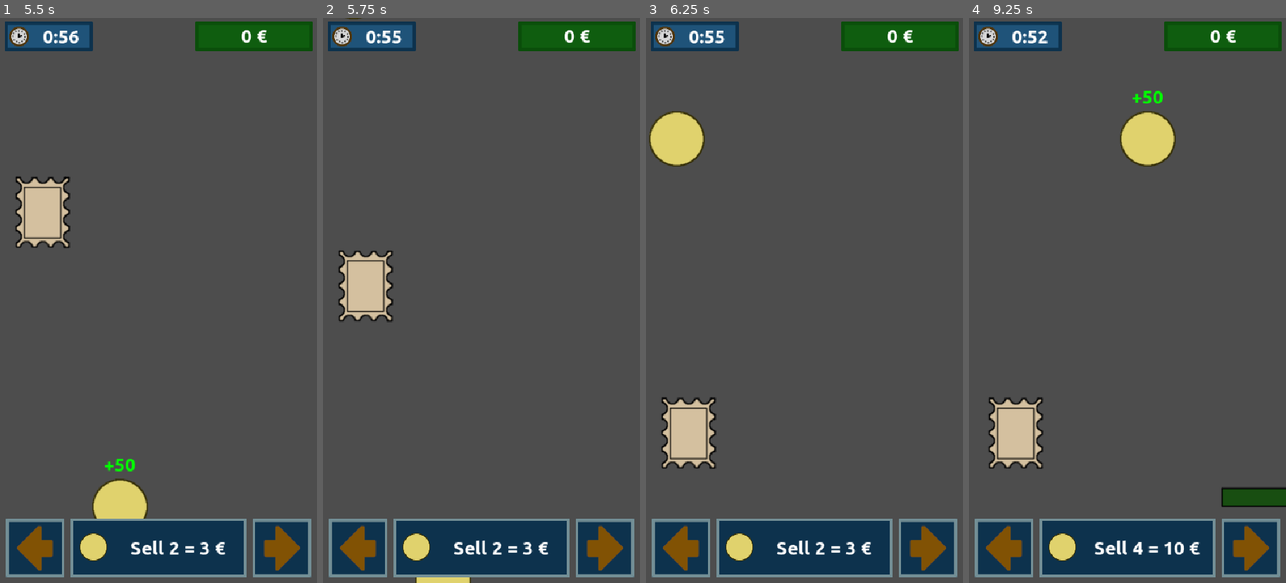
Above: before the commit, frames 1-4 (left to right).
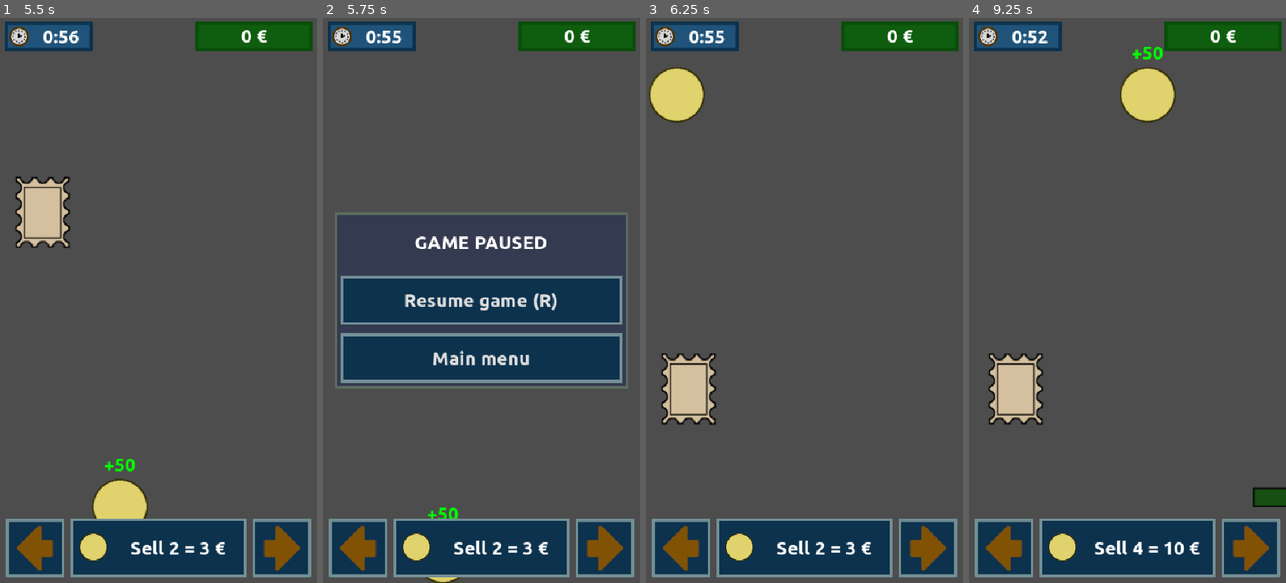
Above: after the commit, the same moments.

Repository: moisesjbc/la-kolektanto
Game: Godot game, scene res://menus/main_menu/main_menu.tscn
The game is run twice, just before and just after one commit, with the same random seed, the same clock (stepped at 60 frames per second) and the same inputs.
Inputs (mouse positions are in pixels of both pictures, inside the frame that each line leads up to):
- Up to frame 1 (5.5 s): click "Play" at 0.5 s; click (34, 549) at 1.25 s; tap Enter at 2 s; hold Right (ui_right) 2.03-2.78 s; tap R every 0.75 s from 2.1 to 5.1 s; hold Left (ui_left) 2.78-3.53 s; hold Right (ui_right) 3.53-5.03 s; hold Left (ui_left) from 5.03 s (still down)
- Up to frame 2 (5.75 s): keep holding Left (ui_left); tap Escape at 5.65 s
- Up to frame 3 (6.25 s): release Left (ui_left) at 5.75 s; click (804, 300) at 5.75 s, where only the run after the commit has a clickable "Resume game (R)"
- Up to frame 4 (9.25 s): hold Left (ui_left) 6.53-8.03 s; tap R every 0.75 s from 6.6 to 8.85 s; hold Right (ui_right) from 8.03 s (still down)

Frame 1 is identical in both runs. In frame 2, 29% of the frame differs, in the area x 3-97%, y 0-100%; in frame 3, 5.3%; in frame 4, 5.8%.

Commit message:
Add pause menu

Diff:
--- a/godot-project/gameplay/gui/gui.tscn
+++ b/godot-project/gameplay/gui/gui.tscn
@@ -9,6 +9,7 @@
 [ext_resource type="Texture2D" uid="uid://b85u1qccdjhl5" path="res://gameplay/collectible/stamp.png" id="4_t58tl"]
 [ext_resource type="PackedScene" uid="uid://empygty13skr" path="res://gui/button/button.tscn" id="4_to63c"]
 [ext_resource type="PackedScene" uid="uid://3darbcdj8rf" path="res://gameplay/gui/game_over/game_over.tscn" id="5_ukvlr"]
+[ext_resource type="PackedScene" uid="uid://dn2xu3tbm63oc" path="res://gameplay/gui/pause_menu/pause_menu.tscn" id="10_4o2tm"]
 
 [node name="gui" type="Node"]
 script = ExtResource("1_6vp4t")
@@ -136,4 +137,7 @@
 [node name="game_over" parent="." instance=ExtResource("5_ukvlr")]
 visible = false
 
+[node name="pause_menu" parent="." instance=ExtResource("10_4o2tm")]
+visible = false
+
 [connection signal="pressed" from="control/bottom_container/hbox_container/sell_button" to="." method="_on_sell_button_pressed"]
--- /dev/null
+++ b/godot-project/gameplay/gui/pause_menu/pause_menu.gd
@@ -0,0 +1,30 @@
+extends Control
+
+
+func pause() -> void:
+	get_tree().paused = true
+	visible = true
+
+func unpause() -> void:
+	visible = false
+	get_tree().paused = false
+
+func resume_game() -> void:
+	unpause()
+
+func main_menu() -> void:
+	unpause()
+	get_tree().change_scene_to_file("res://menus/main_menu/main_menu.tscn")
+
+func _on_resume_game_pressed() -> void:
+	resume_game()
+
+func _input(event: InputEvent) -> void:
+	if event is InputEventKey:
+		if get_tree().paused and event.keycode == KEY_R:
+			resume_game()
+		elif not get_tree().paused and event.keycode == KEY_ESCAPE:
+			pause()
+
+func _on_main_menu_button_pressed() -> void:
+	main_menu()
--- /dev/null
+++ b/godot-project/gameplay/gui/pause_menu/pause_menu.tscn
@@ -0,0 +1,65 @@
+[gd_scene load_steps=5 format=3 uid="uid://dn2xu3tbm63oc"]
+
+[ext_resource type="Script" uid="uid://bsm2jei8m0hpi" path="res://gameplay/gui/pause_menu/pause_menu.gd" id="1_g1cyq"]
+[ext_resource type="PackedScene" uid="uid://bd40777jxmmm6" path="res://gui/panel/panel.tscn" id="2_hphnj"]
+[ext_resource type="FontFile" uid="uid://cjqm33jfi3sjh" path="res://fonts/Ubuntu-B.ttf" id="3_gdb5n"]
+[ext_resource type="PackedScene" uid="uid://empygty13skr" path="res://gui/button/button.tscn" id="4_uem1w"]
+
+[node name="pause_menu" type="Control"]
+process_mode = 3
+layout_mode = 3
+anchors_preset = 15
+anchor_right = 1.0
+anchor_bottom = 1.0
+grow_horizontal = 2
+grow_vertical = 2
+script = ExtResource("1_g1cyq")
+
+[node name="center_container" type="CenterContainer" parent="."]
+layout_mode = 1
+anchors_preset = 15
+anchor_right = 1.0
+anchor_bottom = 1.0
+grow_horizontal = 2
+grow_vertical = 2
+
+[node name="panel" parent="center_container" instance=ExtResource("2_hphnj")]
+custom_minimum_size = Vector2(500, 300)
+layout_mode = 2
+
+[node name="margin_container" type="MarginContainer" parent="center_container/panel"]
+layout_mode = 1
+anchors_preset = 15
+anchor_right = 1.0
+anchor_bottom = 1.0
+grow_horizontal = 2
+grow_vertical = 2
+theme_override_constants/margin_left = 10
+theme_override_constants/margin_top = 10
+theme_override_constants/margin_right = 10
+theme_override_constants/margin_bottom = 10
+
+[node name="vbox_container" type="VBoxContainer" parent="center_container/panel/margin_container"]
+layout_mode = 2
+theme_override_constants/separation = 15
+
+[node name="title" type="Label" parent="center_container/panel/margin_container/vbox_container"]
+layout_mode = 2
+size_flags_vertical = 6
+theme_override_fonts/font = ExtResource("3_gdb5n")
+theme_override_font_sizes/font_size = 32
+text = "GAME PAUSED"
+horizontal_alignment = 1
+
+[node name="resume_game" parent="center_container/panel/margin_container/vbox_container" instance=ExtResource("4_uem1w")]
+layout_mode = 2
+size_flags_vertical = 3
+text = "Resume game (R)"
+
+[node name="main_menu_button" parent="center_container/panel/margin_container/vbox_container" instance=ExtResource("4_uem1w")]
+layout_mode = 2
+size_flags_vertical = 3
+text = "Main menu"
+
+[connection signal="pressed" from="center_container/panel/margin_container/vbox_container/resume_game" to="." method="_on_resume_game_pressed"]
+[connection signal="pressed" from="center_container/panel/margin_container/vbox_container/main_menu_button" to="." method="_on_main_menu_button_pressed"]
Not shown: 1 places in godot-project/gameplay/gui/gui.tscn that only renumber resources
Not shown, added: godot-project/gameplay/gui/pause_menu/pause_menu.gd.uid
